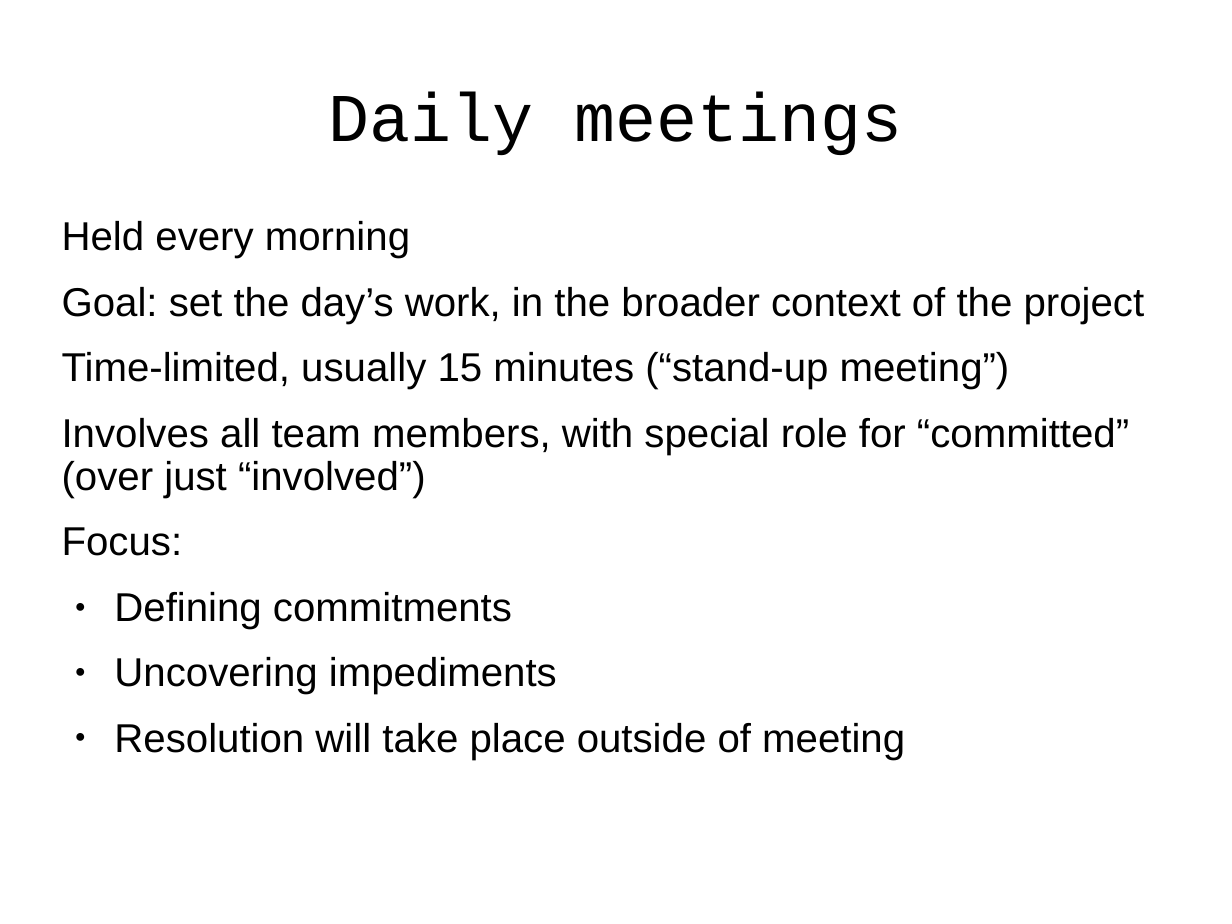
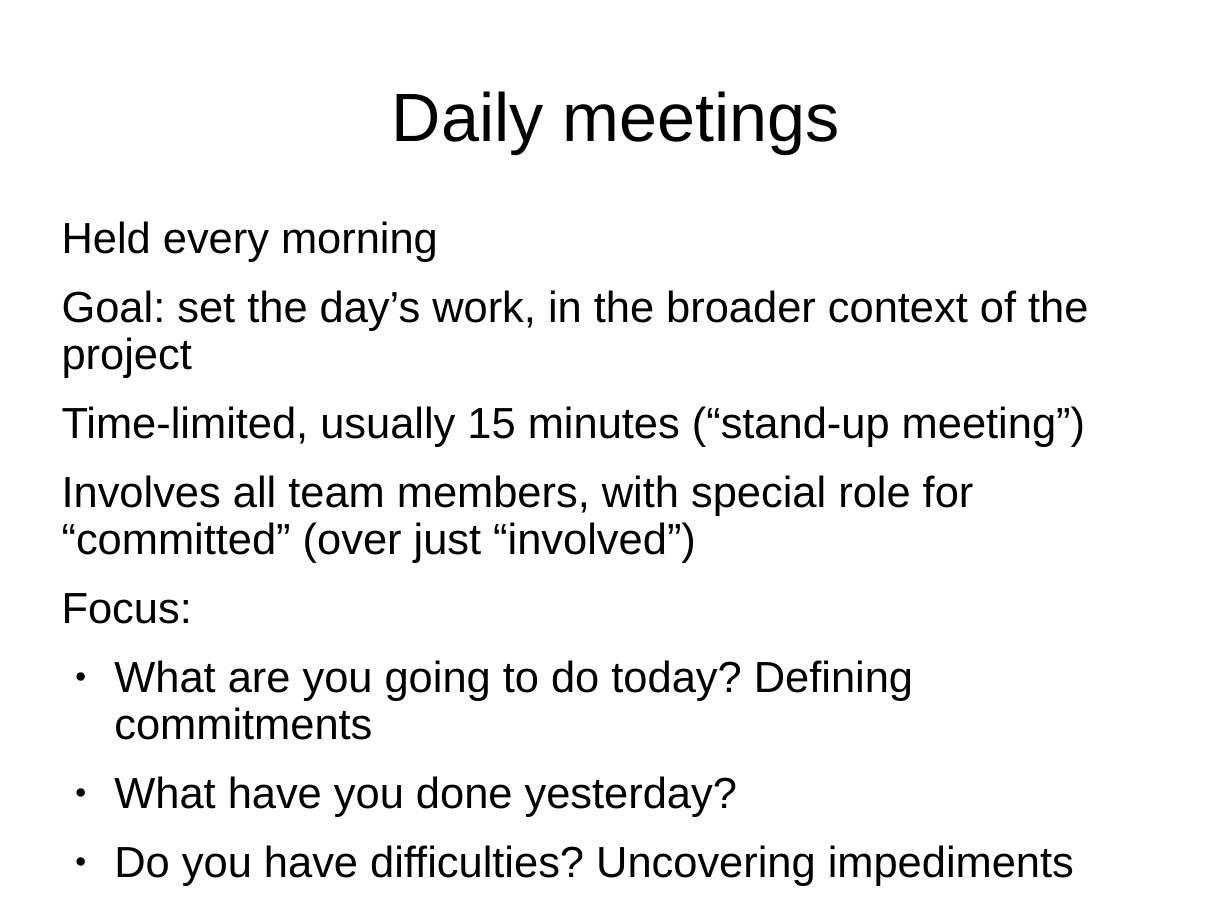
Before and after one commit to j-avdeev/EnterpriseSystemsDevelopment, a slide deck: slide 20 of Lec4 - Agile/Enterprise System Development - lec day4 - Agile.odp (slide 26 before the commit). Drawn at 1232x924 pixels with LibreOffice and Linux fonts; fonts in the diff are those of the drawing. Boxes give left, top, right and bottom in pixels: in the first picture for what was removed or moved away, otherwise in the second. Text is boxed around its words. In the diff, an @@ line names an element or a change of style, - is before the commit and + after.

```diff
--- a/Lec4 - Agile/Enterprise System Development - lec day4 - Agile.odp
+++ b/Lec4 - Agile/Enterprise System Development - lec day4 - Agile.odp
@@ title "Daily meetings" at (392, 91, 839, 153): font Courier New to Arial @@
@@ text at (62, 221, 1088, 624): size 25.9 to 28 pt in "Held every morning", "Goal: set the day’s work, in the ...", "Time-limited, usually 15 minutes (“stand-up meeting”)", "Involves all team members, with special role ..." and 1 more places @@
@@ text at (114, 660, 1074, 886): text changed; size 25.9 to 28 pt @@
-● Defining commitments
-● Uncovering impediments
-● Resolution will take place outside of meeting
+● What are you going to do today? Defining commitments
+● What have you done yesterday?
+● Do you have difficulties? Uncovering impediments
```
Also in this commit, not shown: 33 other slides changed, 4 other files.
